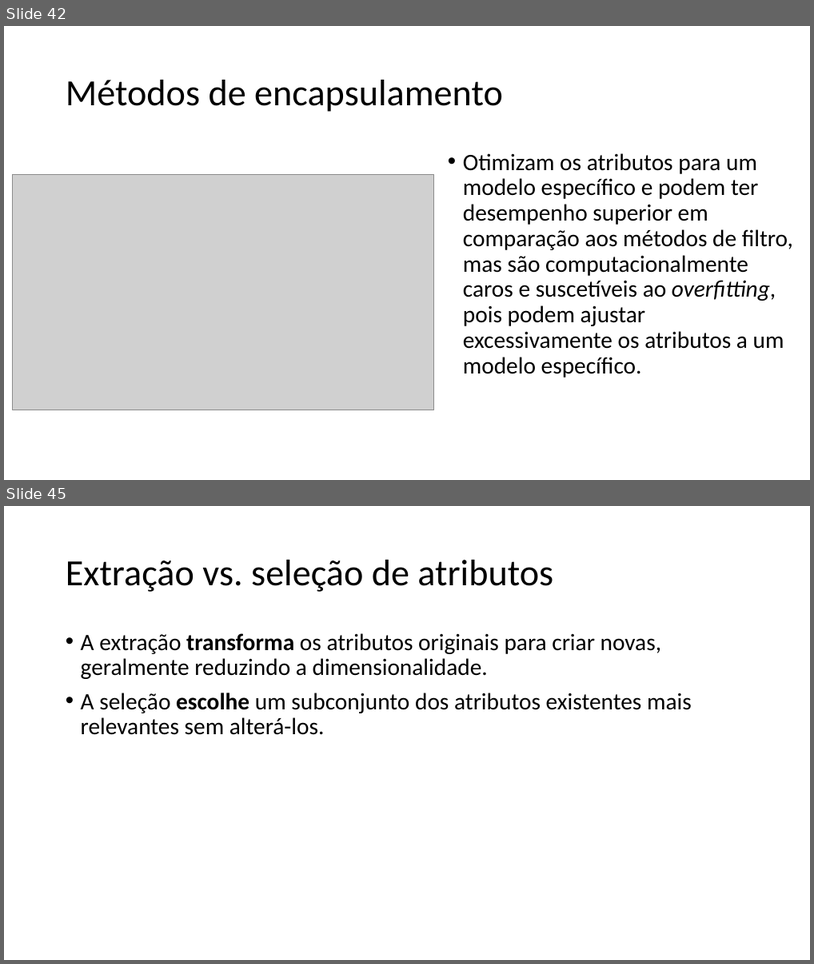
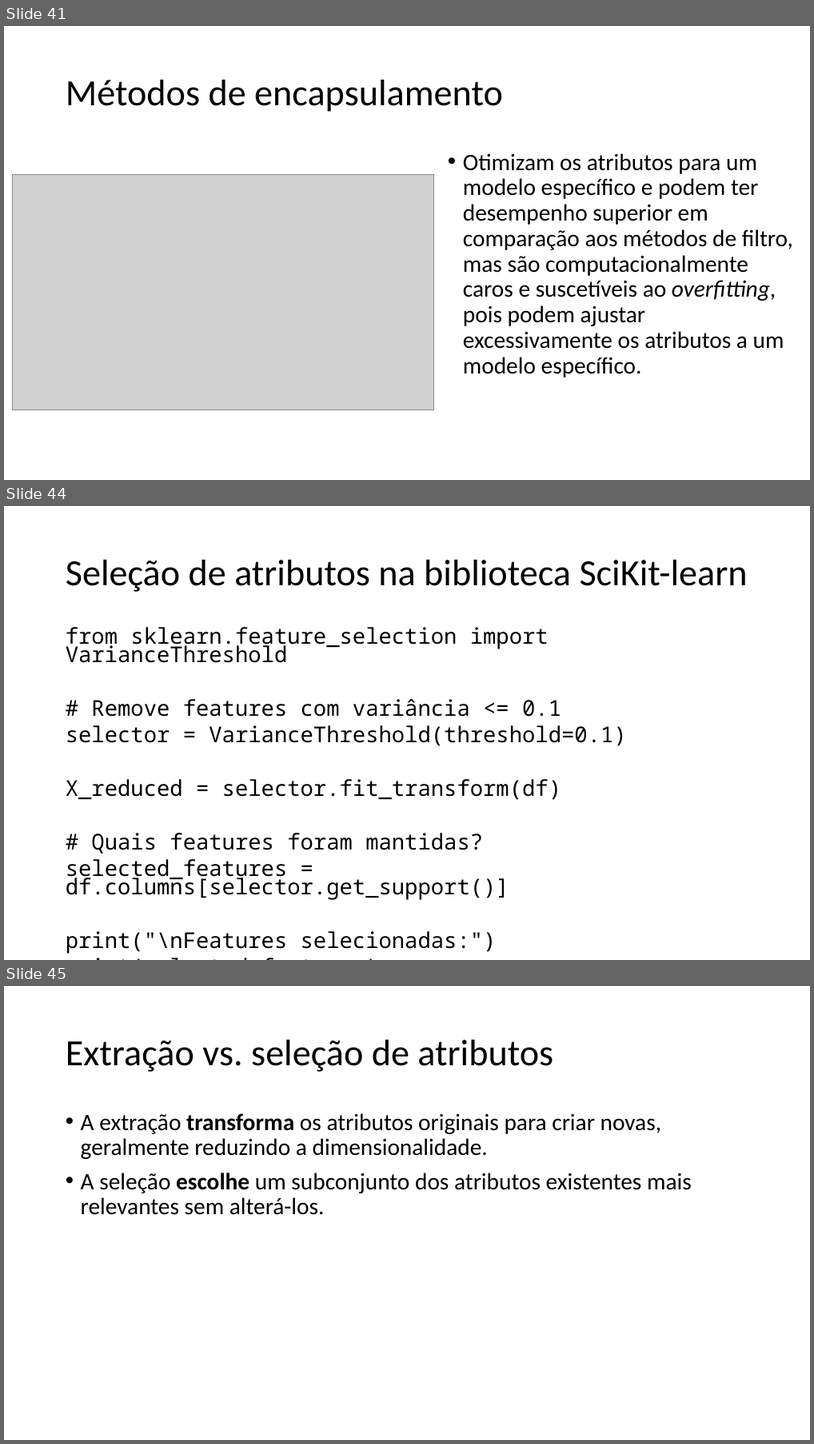
Before and after one commit to zz4fap/c24_inteligencia_artificial, a slide deck: slides/C24_Transformações.pptx. Shown one above the other, each under a label of ours: slides 42 and 45 before the commit, slides 41, 44 and 45 after it; the slides between them are not shown. The pictures are 814x964 and 814x1444 pixels, drawn with LibreOffice and Linux fonts; fonts in the diff are those of the drawing; grey boxes stand for pictures. Boxes give left, top, right and bottom in pixels: in the first picture for what was removed or moved away, otherwise in the second. Text is boxed around its words. In the diff, an @@ line names an element or a change of style, - is before the commit and + after.

```diff
--- a/slides/C24_Transformações.pptx
+++ b/slides/C24_Transformações.pptx
@@ slide 44 added at (4,506,810,960), background #FFFFFF @@
@@ title added at (66,560,748,592), 44 pt, text #000000 @@
+Seleção de atributos na biblioteca SciKit-learn
@@ text added at (66,627,626,953), 25.9 pt, text #000000 @@
+from sklearn.feature_selection import VarianceThreshold
+# Remove features com variância <= 0.1
+selector = VarianceThreshold(threshold=0.1)
+X_reduced = selector.fit_transform(df)
+# Quais features foram mantidas?
+selected_features = df.columns[selector.get_support()]
+print("\nFeatures selecionadas:")
+print(selected_features)
@@ what was slide 42 is now slide 41 @@
```
Also in this commit, not shown: 6 slides changed, 1 other slide added, 4 slides removed.
